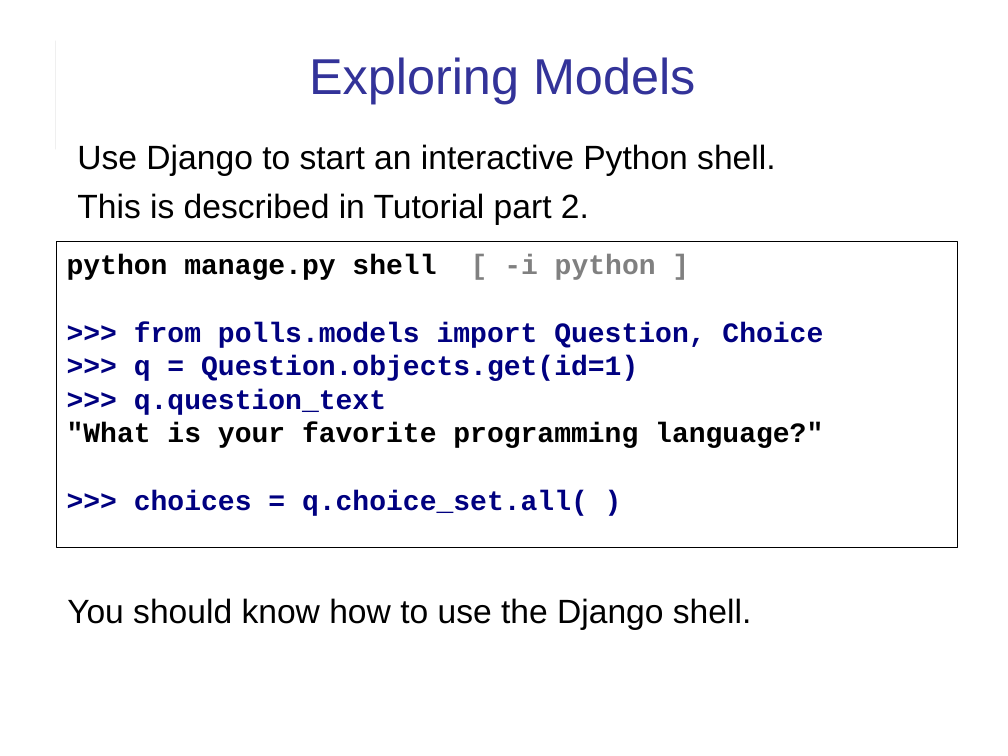
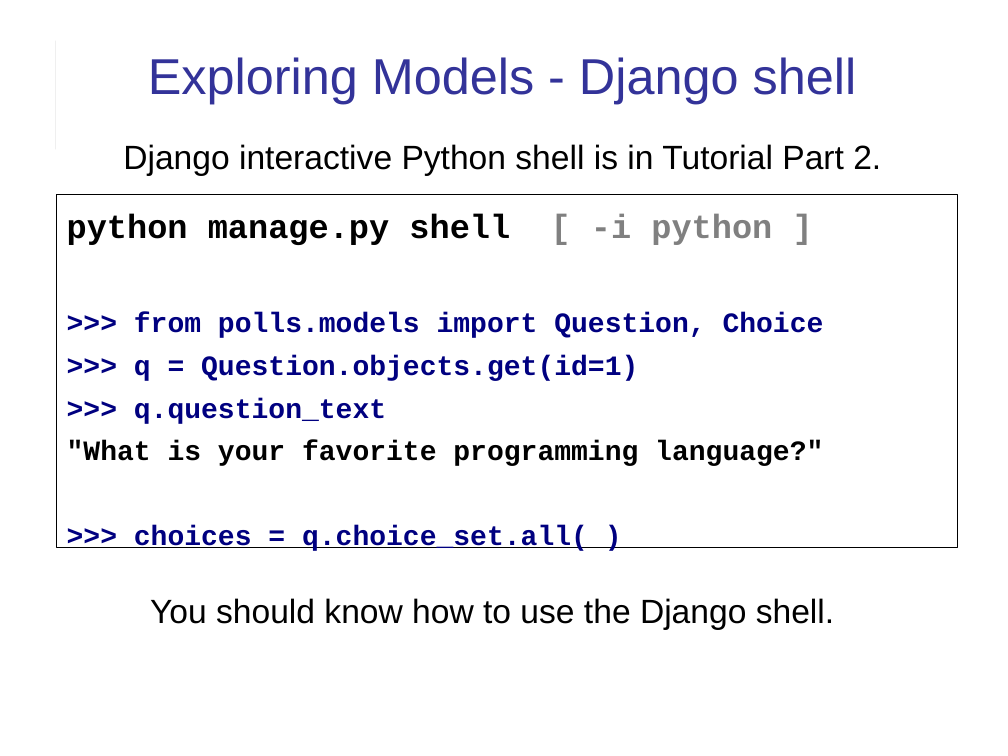
Before and after one commit to cpske/ISP, a slide deck: slide 23 of django/Django-review-1.pptx (slide 24 before the commit). Drawn at 1008x756 pixels with LibreOffice and Linux fonts; fonts in the diff are those of the drawing. Boxes give left, top, right and bottom in pixels: in the first picture for what was removed or moved away, otherwise in the second. Text is boxed around its words. In the diff, an @@ line names an element or a change of style, - is before the commit and + after.

Commit message:
Update KU Polls Iteration 2

```diff
--- a/django/Django-review-1.pptx
+++ b/django/Django-review-1.pptx
@@ text at (148, 57, 857, 104): text changed @@
-Exploring Models
+Exploring Models - Django shell
@@ text at (123, 144, 881, 176): text changed @@
-Use Django to start an interactive Python shell.
-This is described in Tutorial part 2.
+Django interactive Python shell is in Tutorial Part 2.
@@ freeform shape "python manage.py shell [ -i ...": place and size @@
-freeform shape "python manage.py shell [ -i ..." at (56, 242, 958, 547)
+freeform shape "python manage.py shell [ -i ..." at (56, 195, 958, 547)
@@ freeform shape "python manage.py shell [ -i ..." at (56, 195, 958, 547): size 20 to 24 pt in "python manage.py shell [ -i python ]"; line spacing 1 to 1.15; more space between paragraphs @@
@@ free "You should know how to ..." at (57, 585, 927, 696): alignment left to centre @@
```
Also in this commit, not shown: 14 other slides changed, 5 slides added, 2 slides removed, 2 other files.
